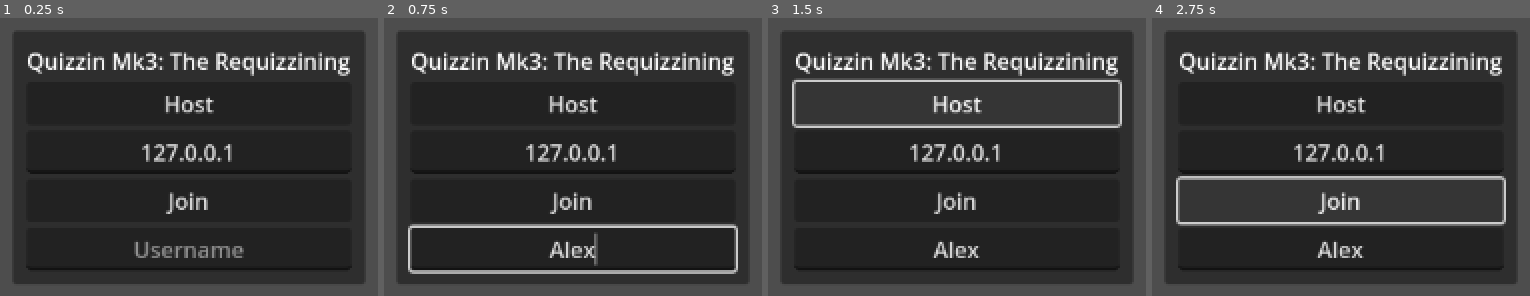
Above: before the commit, frames 1-4 (left to right).
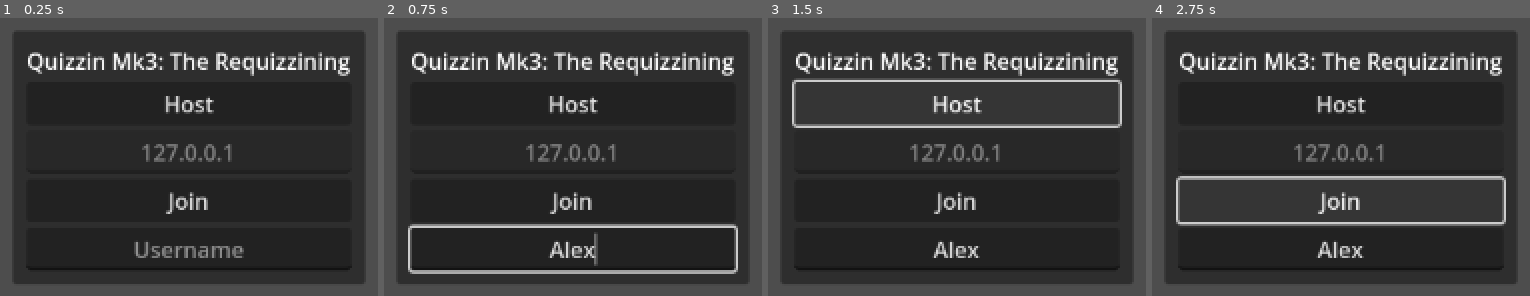
Above: after the commit, the same moments.

Repository: Klawneb/QuizzinMk3
Game: Godot game, scene res://main.tscn
Same seed, same stepped clock (60 frames per second), same inputs: the game is played once before the commit and once after it.
Inputs (mouse positions are in pixels of both pictures, inside the frame that each line leads up to):
- Up to frame 1 (0.25 s): no input
- Up to frame 2 (0.75 s): click (573, 248) at 0.52 s; type "Alex" at 0.6 s
- Up to frame 3 (1.5 s): click "Host" at 1.25 s
- Up to frame 4 (2.75 s): click "Join" at 2 s

The runs differ from the first frame. In frame 1, 0.6% of the frame differs, in the area x 37-61%, y 45-52%; in frame 2, 0.6%; in frame 3, 0.6%; in frame 4, 0.6%.

Commit message:
basic user management networking

Diff:
--- /dev/null
+++ b/Scenes/HostView/HostView.tscn
@@ -0,0 +1,24 @@
+[gd_scene format=3 uid="uid://52toeri0axy3"]
+
+[node name="HostView" type="Control"]
+layout_mode = 3
+anchors_preset = 15
+anchor_right = 1.0
+anchor_bottom = 1.0
+grow_horizontal = 2
+grow_vertical = 2
+
+[node name="Label" type="Label" parent="."]
+layout_mode = 1
+anchors_preset = 8
+anchor_left = 0.5
+anchor_top = 0.5
+anchor_right = 0.5
+anchor_bottom = 0.5
+offset_left = -20.0
+offset_top = -11.5
+offset_right = 20.0
+offset_bottom = 11.5
+grow_horizontal = 2
+grow_vertical = 2
+text = "This is the host view"
--- /dev/null
+++ b/Scenes/Lobby/Lobby.gd
@@ -0,0 +1,22 @@
+extends Control
+
+@onready var user_list: ItemList = $PanelContainer/MarginContainer/VBoxContainer/UserList
+@onready var start_button: Button = $PanelContainer/MarginContainer/VBoxContainer/StartButton
+
+func _ready() -> void:
+	UserManager.user_list_updated.connect(update_user_list)
+	start_button.visible = is_multiplayer_authority()
+
+func _on_quit_button_pressed() -> void:
+	multiplayer.multiplayer_peer = null
+	SceneManager.load_scene("res://Scenes/MainMenu/MainMenu.tscn")
+	UserManager.user_list.clear()
+
+func update_user_list() -> void:
+	user_list.clear()
+	for user in UserManager.user_list:
+		user_list.add_item(user.username)
+
+func _on_start_button_pressed() -> void:
+	SceneManager.load_scene("res://Scenes/HostView/HostView.tscn")
+	SceneManager.load_scene.rpc("res://Scenes/QuestionView/QuestionView.tscn")
--- /dev/null
+++ b/Scenes/Lobby/Lobby.tscn
@@ -0,0 +1,56 @@
+[gd_scene load_steps=2 format=3 uid="uid://cnqa23kwpui2f"]
+
+[ext_resource type="Script" path="res://Scenes/Lobby/Lobby.gd" id="1_vlalv"]
+
+[node name="Lobby" type="Control"]
+layout_mode = 3
+anchors_preset = 15
+anchor_right = 1.0
+anchor_bottom = 1.0
+grow_horizontal = 2
+grow_vertical = 2
+script = ExtResource("1_vlalv")
+
+[node name="PanelContainer" type="PanelContainer" parent="."]
+layout_mode = 1
+anchors_preset = 8
+anchor_left = 0.5
+anchor_top = 0.5
+anchor_right = 0.5
+anchor_bottom = 0.5
+offset_left = -60.0
+offset_top = -142.5
+offset_right = 60.0
+offset_bottom = 142.5
+grow_horizontal = 2
+grow_vertical = 2
+
+[node name="MarginContainer" type="MarginContainer" parent="PanelContainer"]
+layout_mode = 2
+theme_override_constants/margin_left = 10
+theme_override_constants/margin_top = 10
+theme_override_constants/margin_right = 10
+theme_override_constants/margin_bottom = 10
+
+[node name="VBoxContainer" type="VBoxContainer" parent="PanelContainer/MarginContainer"]
+layout_mode = 2
+
+[node name="Label" type="Label" parent="PanelContainer/MarginContainer/VBoxContainer"]
+layout_mode = 2
+text = "Lobby"
+horizontal_alignment = 1
+
+[node name="UserList" type="ItemList" parent="PanelContainer/MarginContainer/VBoxContainer"]
+custom_minimum_size = Vector2(150, 200)
+layout_mode = 2
+
+[node name="StartButton" type="Button" parent="PanelContainer/MarginContainer/VBoxContainer"]
+layout_mode = 2
+text = "Start"
+
+[node name="QuitButton" type="Button" parent="PanelContainer/MarginContainer/VBoxContainer"]
+layout_mode = 2
+text = "Quit"
+
+[connection signal="pressed" from="PanelContainer/MarginContainer/VBoxContainer/StartButton" to="." method="_on_start_button_pressed"]
+[connection signal="pressed" from="PanelContainer/MarginContainer/VBoxContainer/QuitButton" to="." method="_on_quit_button_pressed"]
--- /dev/null
+++ b/Scenes/MainMenu/MainMenu.gd
@@ -0,0 +1,11 @@
+extends Control
+
+@onready var username_input: LineEdit = $PanelContainer/MarginContainer/VBoxContainer/UsernameInput
+@onready var ip_address_input: LineEdit = $PanelContainer/MarginContainer/VBoxContainer/IpAddressInput
+
+
+func _on_host_button_pressed() -> void:
+	NetworkManager.create_server(username_input.text)
+
+func _on_join_button_pressed() -> void:
+	NetworkManager.create_client(username_input.text, ip_address_input.text)
--- a/Scenes/MainMenu/MainMenu.tscn
+++ b/Scenes/MainMenu/MainMenu.tscn
@@ -1,4 +1,6 @@
-[gd_scene format=3 uid="uid://btyjtdjdh8ot0"]
+[gd_scene load_steps=2 format=3 uid="uid://btyjtdjdh8ot0"]
+
+[ext_resource type="Script" path="res://Scenes/MainMenu/MainMenu.gd" id="1_jl87q"]
 
 [node name="MainMenu" type="Control"]
 layout_mode = 3
@@ -7,6 +9,7 @@
 anchor_bottom = 1.0
 grow_horizontal = 2
 grow_vertical = 2
+script = ExtResource("1_jl87q")
 
 [node name="PanelContainer" type="PanelContainer" parent="."]
 layout_mode = 1
@@ -29,10 +32,7 @@
 [node name="VBoxContainer" type="VBoxContainer" parent="PanelContainer/MarginContainer"]
 layout_mode = 2
 
-[node name="HBoxContainer" type="HBoxContainer" parent="PanelContainer/MarginContainer/VBoxContainer"]
-layout_mode = 2
-
-[node name="Label" type="Label" parent="PanelContainer/MarginContainer/VBoxContainer/HBoxContainer"]
+[node name="Label" type="Label" parent="PanelContainer/MarginContainer/VBoxContainer"]
 layout_mode = 2
 size_flags_horizontal = 4
 text = "Quizzin Mk3: The Requizzining"
@@ -46,6 +46,7 @@
 layout_mode = 2
 text = "127.0.0.1"
 alignment = 1
+editable = false
 
 [node name="JoinButton" type="Button" parent="PanelContainer/MarginContainer/VBoxContainer"]
 layout_mode = 2
@@ -55,3 +56,6 @@
 layout_mode = 2
 placeholder_text = "Username"
 alignment = 1
+
+[connection signal="pressed" from="PanelContainer/MarginContainer/VBoxContainer/HostButton" to="." method="_on_host_button_pressed"]
+[connection signal="pressed" from="PanelContainer/MarginContainer/VBoxContainer/JoinButton" to="." method="_on_join_button_pressed"]
--- /dev/null
+++ b/Scenes/QuestionView/QuestionView.tscn
@@ -0,0 +1,24 @@
+[gd_scene format=3 uid="uid://c4ixbxk43au8o"]
+
+[node name="QuestionView" type="Control"]
+layout_mode = 3
+anchors_preset = 15
+anchor_right = 1.0
+anchor_bottom = 1.0
+grow_horizontal = 2
+grow_vertical = 2
+
+[node name="Label" type="Label" parent="."]
+layout_mode = 1
+anchors_preset = 8
+anchor_left = 0.5
+anchor_top = 0.5
+anchor_right = 0.5
+anchor_bottom = 0.5
+offset_left = -20.0
+offset_top = -11.5
+offset_right = 20.0
+offset_bottom = 11.5
+grow_horizontal = 2
+grow_vertical = 2
+text = "This is the question view"
--- a/Scripts/Autoload/NetworkManager.gd
+++ b/Scripts/Autoload/NetworkManager.gd
@@ -1,14 +1,42 @@
 extends Node
 
-const PORT = 6969
-var username = ""
+const PORT: int = 6969
+
+var username: String
+
+func _ready() -> void:
+	multiplayer.connected_to_server.connect(on_connected_to_server)
+	multiplayer.server_disconnected.connect(on_server_disconnected)
+	multiplayer.peer_disconnected.connect(on_peer_disconnected)
 
 func create_server(username: String) -> void:
+	self.username = username
 	var peer = ENetMultiplayerPeer.new()
-	peer.create_server(PORT)
+	var err: Error = peer.create_server(PORT)
 	multiplayer.multiplayer_peer = peer
 
+	if err == OK:
+		SceneManager.load_scene("res://Scenes/Lobby/Lobby.tscn")
+		UserManager.add_user(1, username)
+
 func create_client(username: String, ip_address: String) -> void:
+	self.username = username
 	var peer = ENetMultiplayerPeer.new()
 	peer.create_client(ip_address, PORT)
 	multiplayer.multiplayer_peer = peer
+
+# Runs on clients when they connect to the server
+func on_connected_to_server() -> void:
+	SceneManager.load_scene("res://Scenes/Lobby/Lobby.tscn")
+	UserManager.get_existing_users.rpc_id(1, multiplayer.get_unique_id())
+	UserManager.add_user.rpc_id(1, multiplayer.get_unique_id(), self.username)
+
+# Runs on clients when they lose connection to the server
+func on_server_disconnected() -> void:
+	SceneManager.load_scene("res://Scenes/MainMenu/MainMenu.tscn")
+	UserManager.user_list.clear()
+	OS.alert("Server Disconnected")
+
+# Runs on all clients when a client disconnects
+func on_peer_disconnected(multiplayer_id: int):
+	UserManager.remove_user(multiplayer_id)
--- a/Scripts/Autoload/SceneManager.gd
+++ b/Scripts/Autoload/SceneManager.gd
@@ -1,13 +1,16 @@
 extends Node
 
 var quiz_container: Node
+
+signal start_quiz
 
 func _ready() -> void:
 	if get_node("/root/main/quiz_container"):
 		quiz_container = get_node("/root/main/quiz_container")
 
+@rpc("authority", "call_remote", "reliable")
 func load_scene(scene_path: String) -> void:
 	if quiz_container:
 		Utils.remove_all_children(quiz_container)
-		var scene: Node = load(scene_path).instantiate()
-		quiz_container.add_child(scene)
+		var scene = load(scene_path)
+		quiz_container.add_child(scene.instantiate())
--- /dev/null
+++ b/Scripts/Autoload/UserManager.gd
@@ -0,0 +1,26 @@
+extends Node
+
+var user_list: Array[User] = []
+
+signal user_list_updated
+
+@rpc("any_peer", "call_remote", "reliable")
+func add_user(multiplayer_id: int, username: String) -> void:
+	var user = User.new(multiplayer_id, username)
+	user_list.append(user)
+	user_list_updated.emit()
+
+	if is_multiplayer_authority():
+		for id in multiplayer.get_peers():
+			add_user.rpc_id(id, multiplayer_id, username)
+
+@rpc("any_peer", "call_remote", "reliable")
+func get_existing_users(multiplayer_id: int):
+	for user in user_list:
+		add_user.rpc_id(multiplayer_id, user.multiplayer_id, user.username)
+
+func remove_user(multiplayer_id: int):
+	for user in user_list:
+		if user.multiplayer_id == multiplayer_id:
+			user_list.erase(user)
+	user_list_updated.emit()
--- /dev/null
+++ b/Scripts/Classes/User.gd
@@ -0,0 +1,8 @@
+class_name User
+
+var multiplayer_id: int
+var username: String
+
+func _init(multiplayer_id: int, username: String) -> void:
+	self.multiplayer_id = multiplayer_id
+	self.username = username
--- a/project.godot
+++ b/project.godot
@@ -20,3 +20,8 @@
 SceneManager="*res://Scripts/Autoload/SceneManager.gd"
 Utils="*res://Scripts/Autoload/Utils.gd"
 NetworkManager="*res://Scripts/Autoload/NetworkManager.gd"
+UserManager="*res://Scripts/Autoload/UserManager.gd"
+
+[debug]
+
+gdscript/warnings/shadowed_variable=0
